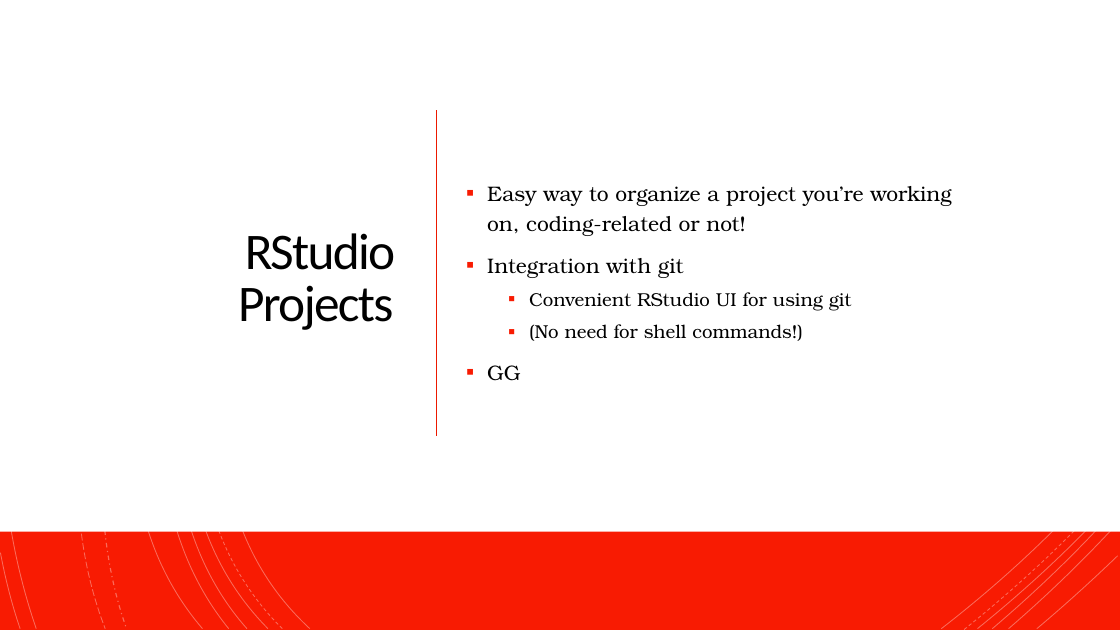
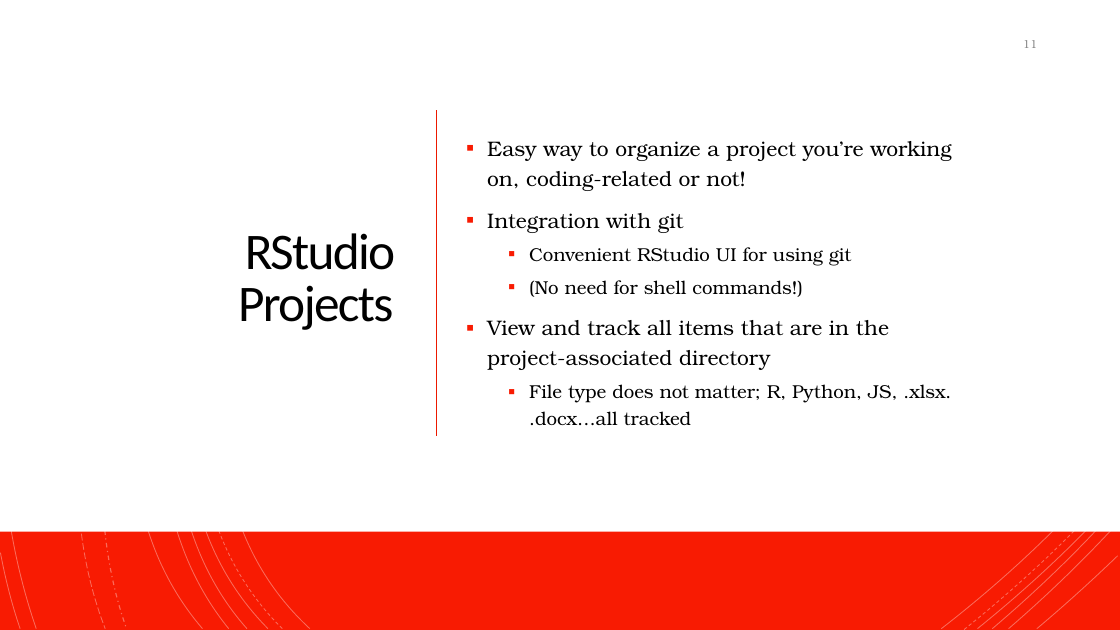
Before and after one commit to NeuroShepherd/R_Coding_Presentations, a slide deck: slide 11 of RStudio, Git, and Github/RStudio_Git_Github.pptx. Drawn at 1120x630 pixels with LibreOffice and Linux fonts; fonts in the diff are those of the drawing. Boxes give left, top, right and bottom in pixels: in the first picture for what was removed or moved away, otherwise in the second. Text is boxed around its words. In the diff, an @@ line names an element or a change of style, - is before the commit and + after.

```diff
--- a/RStudio, Git, and Github/RStudio_Git_Github.pptx
+++ b/RStudio, Git, and Github/RStudio_Git_Github.pptx
@@ page number added at (1023, 40, 1037, 48), 10 pt, text #8C8C8C @@
+11
@@ text at (487, 320, 951, 425): text changed @@
-▪ GG
+▪ View and track all items that are in the project-associated directory
+  ▪ File type does not matter; R, Python, JS, .xlsx. .docx…all tracked
```
Also in this commit, not shown: 19 other slides changed, 1 other file.
